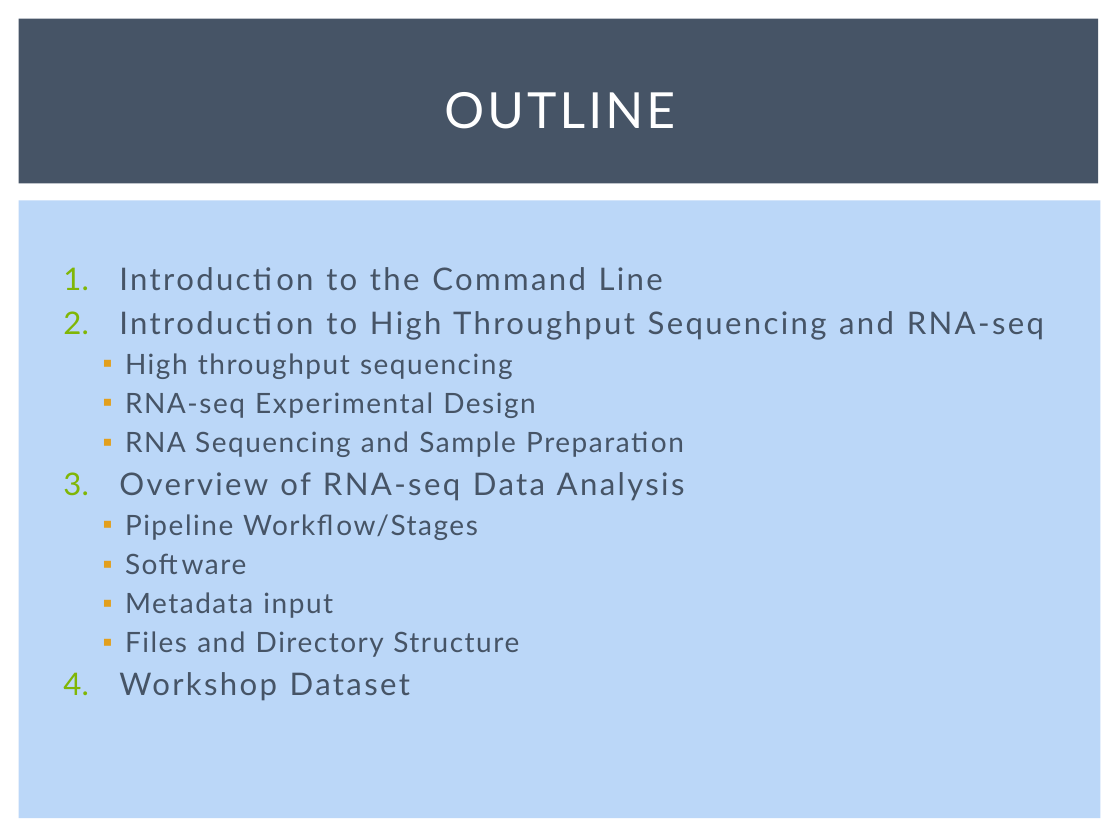
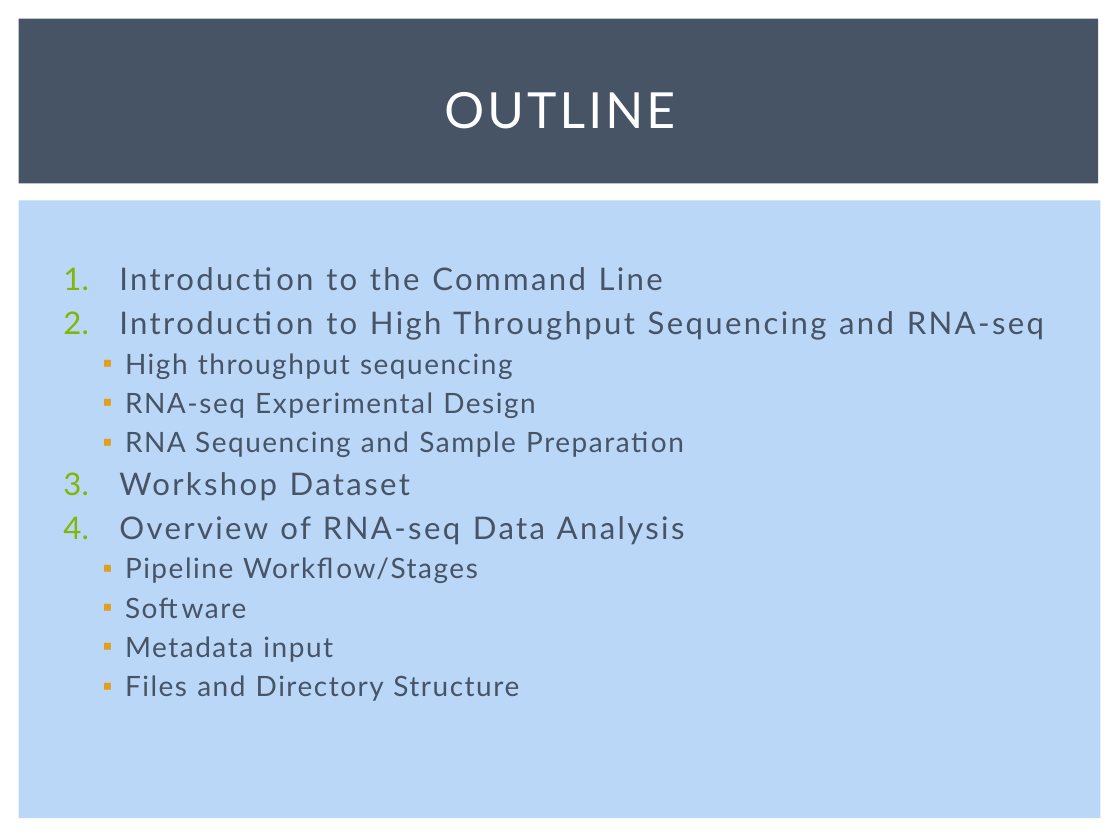
Before and after one commit to msettles/Workshop_RNAseq, a slide deck: slide 2 of powerpoints/RNA-seq-Piracicaba2015.pptx. Drawn at 1120x840 pixels with LibreOffice and Linux fonts; fonts in the diff are those of the drawing. Boxes give left, top, right and bottom in pixels: in the first picture for what was removed or moved away, otherwise in the second. Text is boxed around its words. In the diff, an @@ line names an element or a change of style, - is before the commit and + after.

```diff
--- a/powerpoints/RNA-seq-Piracicaba2015.pptx
+++ b/powerpoints/RNA-seq-Piracicaba2015.pptx
@@ text at [119,472,410,501]: paragraph added @@
+3. Workshop Dataset
@@ text at [119,672,410,701]: paragraph removed @@
-4. Workshop Dataset
```
Also in this commit, not shown: 6 other slides changed, 22 slides added, 8 other files.
